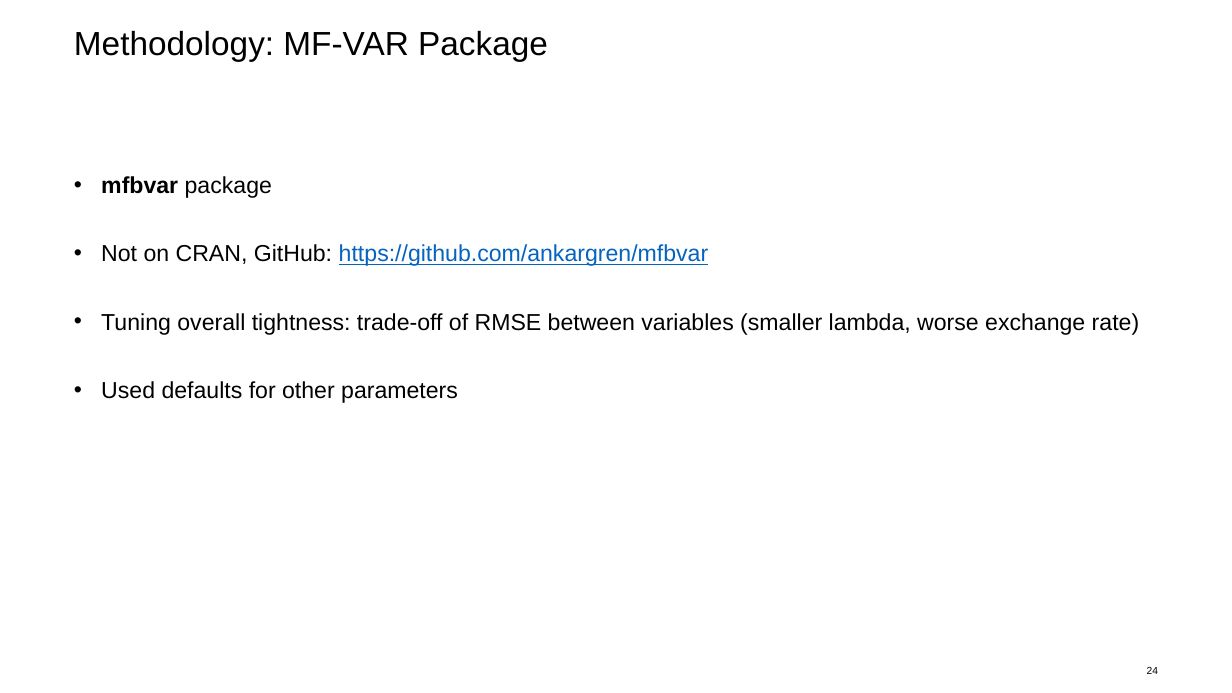
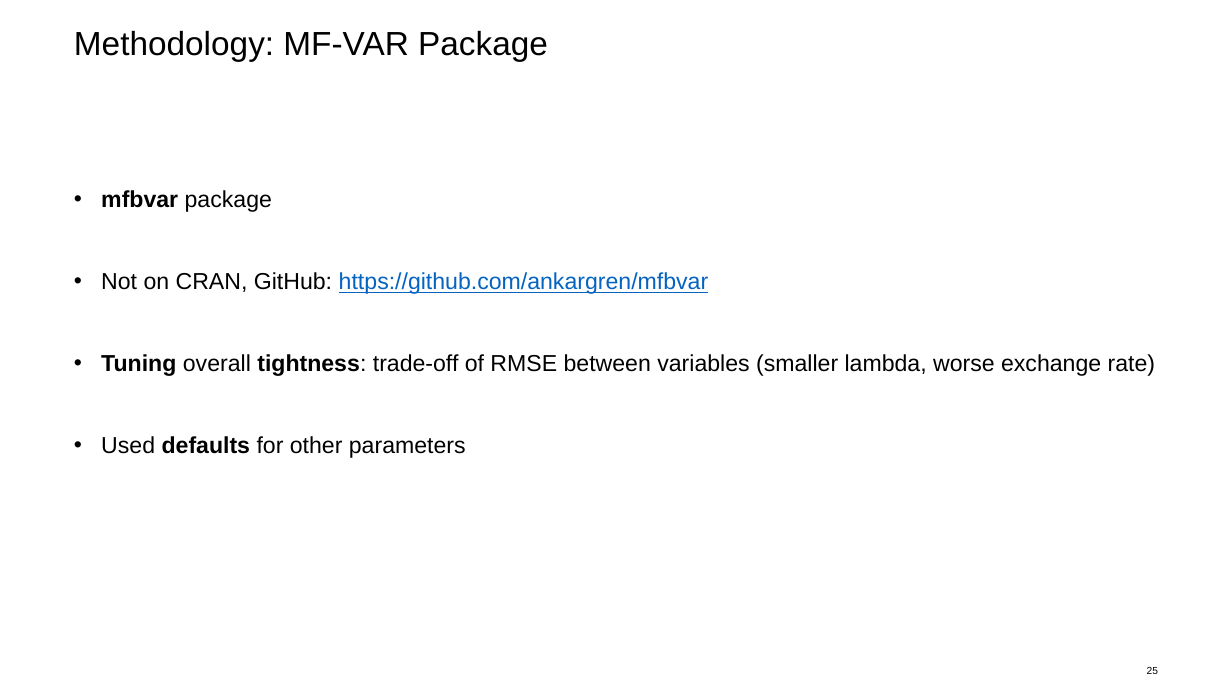
Before and after one commit to mddudko/methods-for-macro-forecasting-2025, a slide deck: slide 25 of submission/docs/Mixed-Frequency Models_Methods of Macroeconomic Forecasting.pptx (slide 24 before the commit). Drawn at 1232x693 pixels with LibreOffice and Linux fonts; fonts in the diff are those of the drawing; background and template pictures are left out. Boxes give left, top, right and bottom in pixels: in the first picture for what was removed or moved away, otherwise in the second. Text is boxed around its words. In the diff, an @@ line names an element or a change of style, - is before the commit and + after.

```diff
--- a/submission/docs/Mixed-Frequency Models_Methods of Macroeconomic Forecasting.pptx
+++ b/submission/docs/Mixed-Frequency Models_Methods of Macroeconomic Forecasting.pptx
@@ text "mfbvar package" at (101,190,1155,458): bold on in "Tuning tightness:", "defaults"; line spacing 2 to 2.5 @@
@@ page number at (1147,667,1158,674): text changed @@
-24
+25
```
Also in this commit, not shown: 9 other slides changed, 5 slides added, 4 slides removed, 2 other files.
